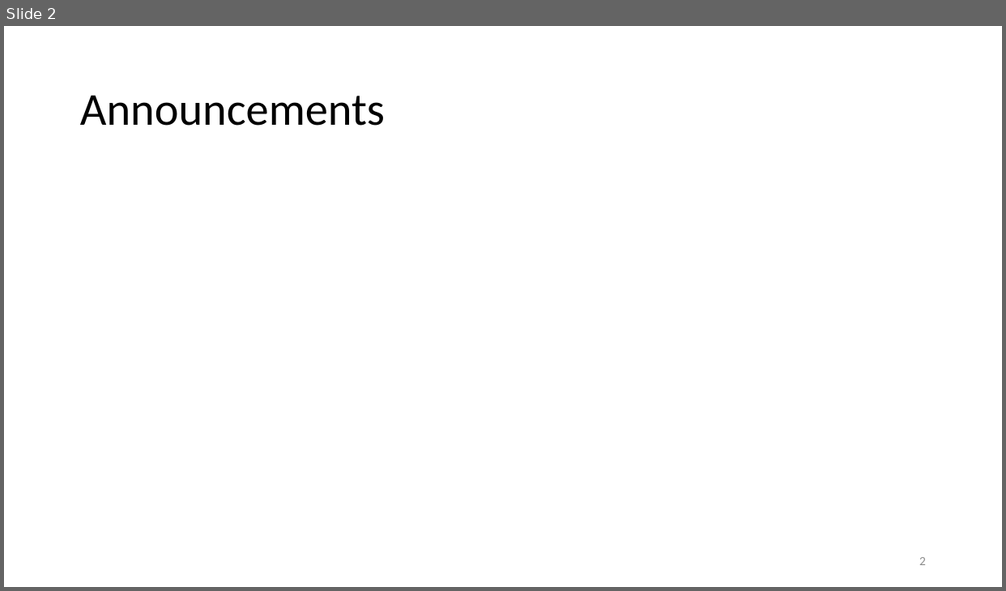
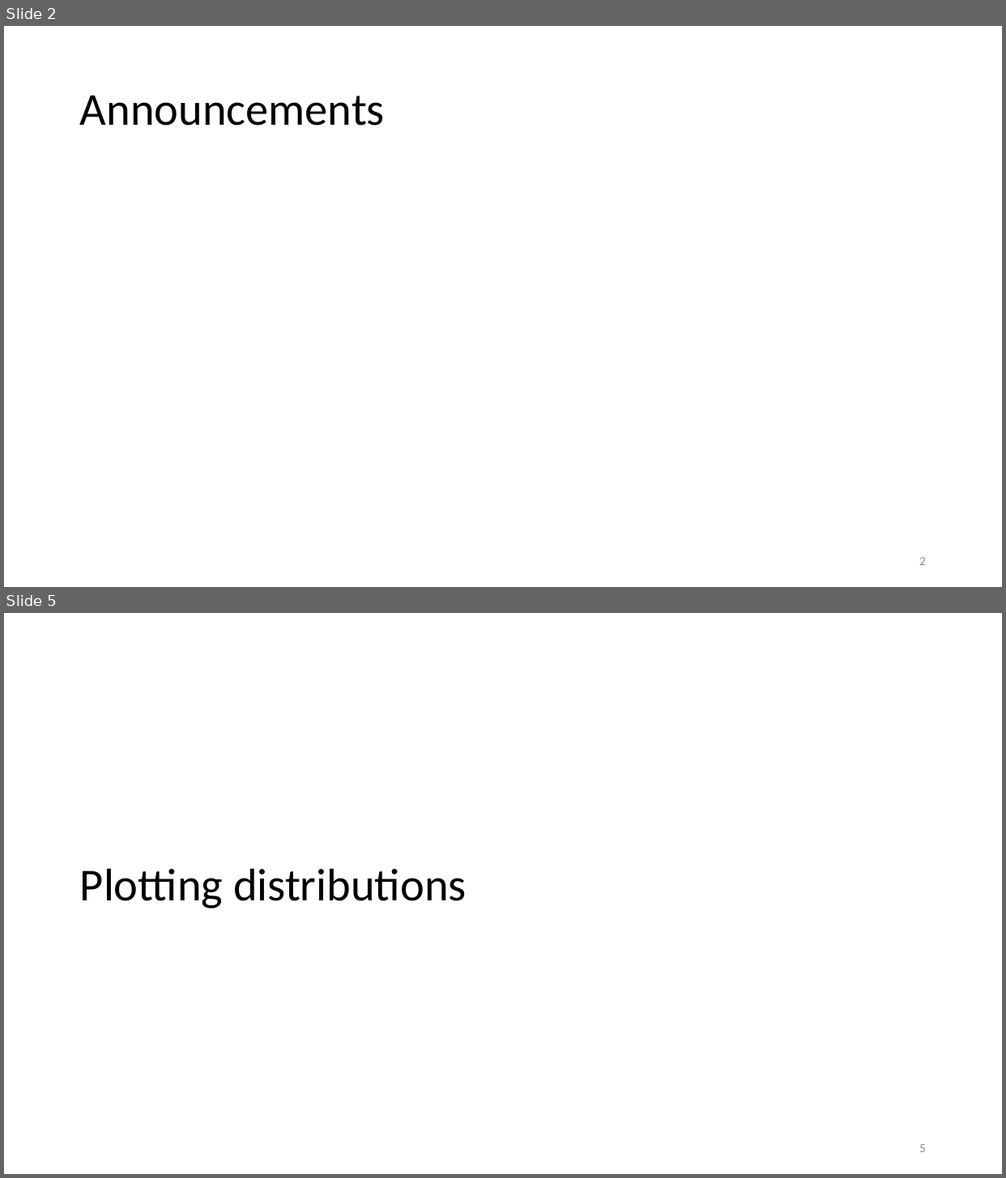
Before and after one commit to joshasuncion/ER-190C, a slide deck: lecture/Lecture 7 Sept 13/7 Visualization.pptx. Shown one above the other, each under a label of ours: slide 2 before the commit, slides 2 and 5 after it; the slides between them are not shown. The pictures are 1006x591 and 1006x1178 pixels, drawn with LibreOffice and Linux fonts; fonts in the diff are those of the drawing. Boxes give left, top, right and bottom in pixels: in the first picture for what was removed or moved away, otherwise in the second. Text is boxed around its words. In the diff, an @@ line names an element or a change of style, - is before the commit and + after.

```diff
--- a/lecture/Lecture 7 Sept 13/7 Visualization.pptx
+++ b/lecture/Lecture 7 Sept 13/7 Visualization.pptx
@@ slide 5 added at box(4, 613, 1002, 1174), background #FFFFFF @@
@@ title added at box(80, 868, 467, 909), 44 pt, text #000000 @@
+Plotting distributions
@@ page number added at box(919, 1144, 926, 1152), 12 pt, text #8C8C8C @@
+5
```
Also in this commit, not shown: 14 other slides added, 5 other files.
